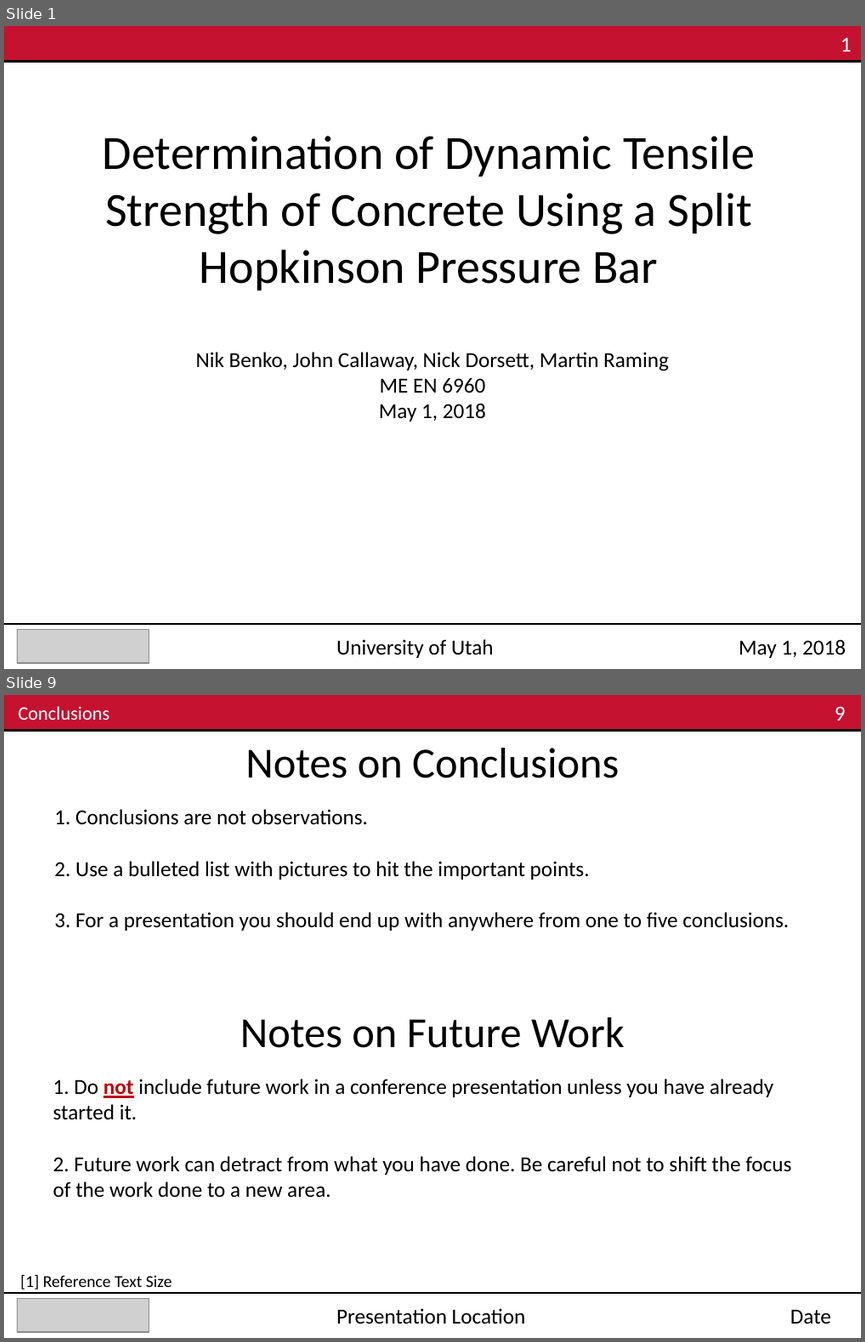
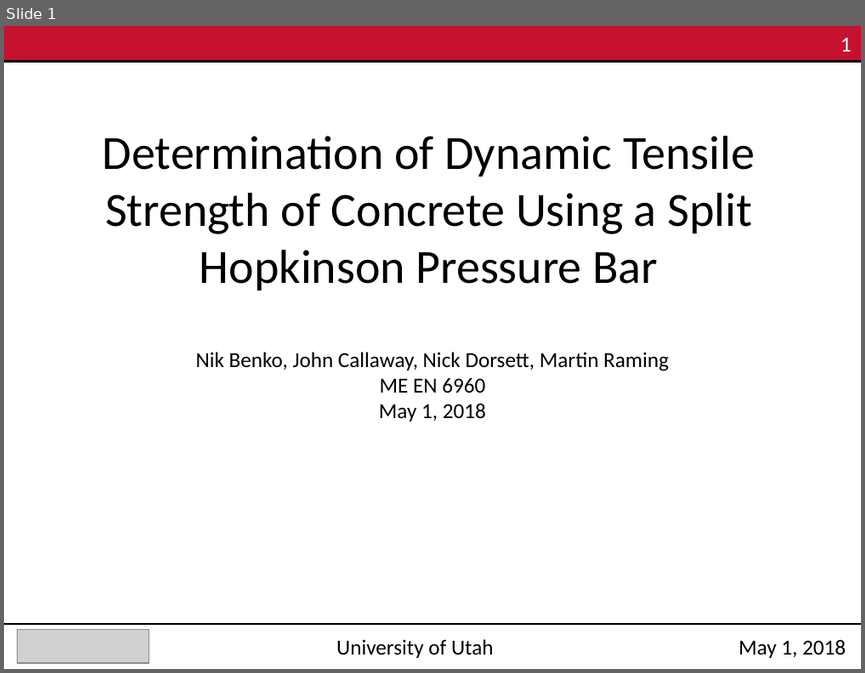
Before and after one commit to Mar-ten/PMAA_Fracture, a slide deck: ME EN 6960_Group4_Exp3.pptx. Shown one above the other, each under a label of ours: slides 1 and 9 before the commit, slide 1 after it; the slides between them are not shown. The pictures are 865x1342 and 865x673 pixels, drawn with LibreOffice and Linux fonts; fonts in the diff are those of the drawing; grey boxes stand for pictures. Boxes give left, top, right and bottom in pixels: in the first picture for what was removed or moved away, otherwise in the second. Text is boxed around its words. In the diff, an @@ line names an element or a change of style, - is before the commit and + after.

```diff
--- a/ME EN 6960_Group4_Exp3.pptx
+++ b/ME EN 6960_Group4_Exp3.pptx
@@ slide 9 removed at (4,695,861,1338), background #FFFFFF @@
@@ rectangle removed at (4,695,861,730) @@
@@ text removed at (18,706,110,720) @@
-Conclusions
@@ text removed at (834,706,846,721) @@
-9
@@ line removed from (4, 730) to (861, 730) @@
@@ text removed at (245,748,619,778) @@
-Notes on Conclusions
@@ text removed at (54,809,789,930) @@
-1. Conclusions are not observations.
-2. Use a bulleted list with pictures to hit the important points.
-3. For a presentation you should end up with anywhere from one to five conclusions.
@@ text removed at (240,1017,624,1048) @@
-Notes on Future Work
@@ text removed at (53,1078,791,1197) @@
-1. Do not include future work in a conference presentation unless you have already started it.
-2. Future work can detract from what you have done. Be careful not to shift the focus of the work done to a new area.
@@ text removed at (20,1274,172,1289) @@
-[1] Reference Text Size
@@ line removed from (4, 1293) to (861, 1293) @@
@@ picture removed at (17,1299,148,1332) @@
@@ text removed at (336,1308,526,1324) @@
-Presentation Location
@@ text removed at (790,1309,831,1323) @@
-Date
```
Also in this commit, not shown: 13 slides added, 8 other slides removed.
